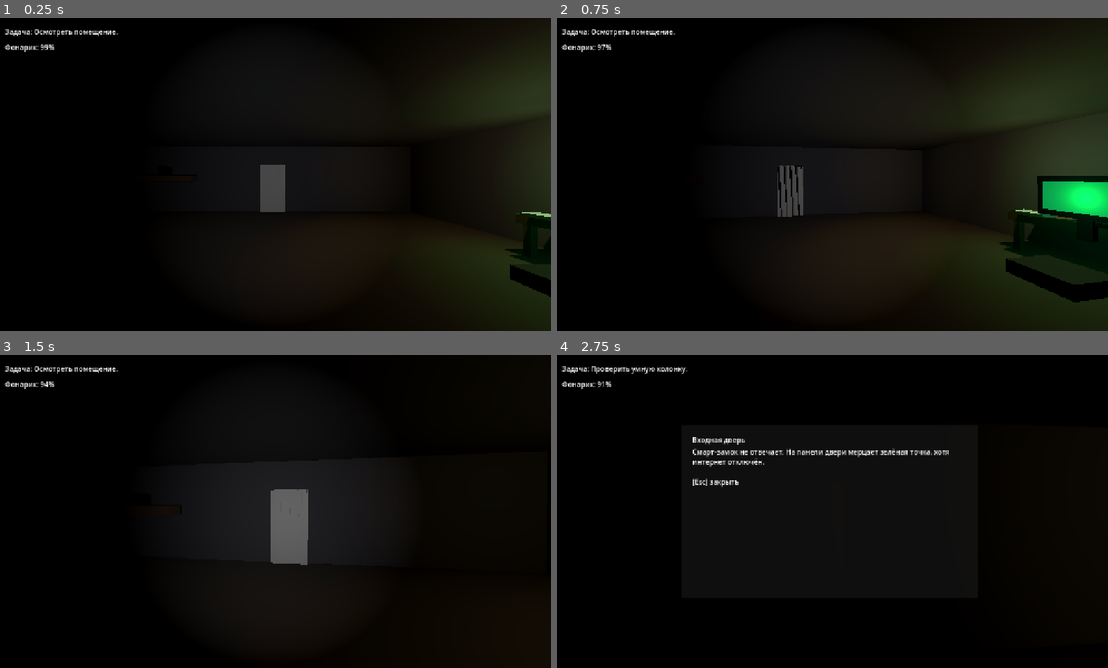
Above: before the commit, frames 1-4 (two rows, left to right).
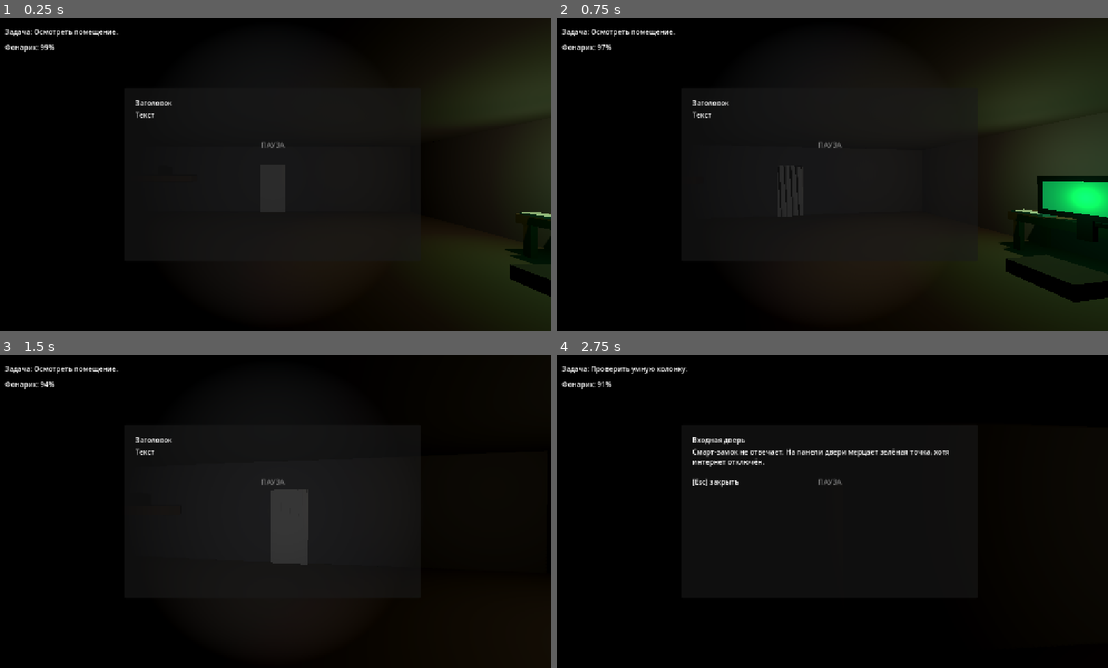
Above: after the commit, the same moments.

Repository: True-Ruslan/poop-horror-ai-routine
Game: Godot game, scene res://game/scenes/Main.tscn
The game is run twice, just before and just after one commit, with the same random seed, the same clock (stepped at 60 frames per second) and the same inputs.
Inputs (mouse positions are in pixels of both pictures, inside the frame that each line leads up to):
- Up to frame 1 (0.25 s): no input
- Up to frame 2 (0.75 s): tap Enter at 0.5 s; move the mouse to (860, 174) at 0.52 s; hold W (move_forward) from 0.53 s (still down); hold E (interact) from 0.53 s (still down)
- Up to frame 3 (1.5 s): keep holding W (move_forward); move the mouse to (242, 511) at 1.27 s; release E (interact) at 1.28 s; tap Ctrl (crouch) at 1.35 s
- Up to frame 4 (2.75 s): keep holding W (move_forward); tap E (interact) at 1.55, 2.3 s; move the mouse to (843, 505) at 2.02 s; hold F (flashlight_toggle) from 2.03 s (still down)

The runs differ from the first frame. In frame 1, 0.8% of the frame differs, in the area x 24-52%, y 26-62%; in frame 2, 0.5%; in frame 3, 1.8%, in the area x 24-56%, y 26-68%; in frame 4, less than 0.1%.
Error after the commit: Parse Error: Identifier "GameLog" not declared in the current scope. (res://game/scripts/core/HorrorEventManager.gd:10)

Commit message:
refactor: add diagnostics to legacy events

Diff:
--- a/game/scripts/core/HorrorEventManager.gd
+++ b/game/scripts/core/HorrorEventManager.gd
@@ -7,18 +7,26 @@
 
 func play_once(event_id: String, callback: Callable = Callable()) -> void:
     if played_events.has(event_id):
+        if GameLog != null:
+            GameLog.debug(GameLog.CATEGORY_NARRATIVE, "legacy_event_skipped id=%s reason=already_played" % event_id)
         return
 
     played_events[event_id] = true
+    if GameLog != null:
+        GameLog.info(GameLog.CATEGORY_NARRATIVE, "legacy_event_started id=%s" % event_id)
     horror_event_started.emit(event_id)
 
     if callback.is_valid():
         callback.call()
 
     horror_event_finished.emit(event_id)
+    if GameLog != null:
+        GameLog.info(GameLog.CATEGORY_NARRATIVE, "legacy_event_finished id=%s" % event_id)
 
 func has_played(event_id: String) -> bool:
     return played_events.has(event_id)
 
 func reset_events() -> void:
     played_events.clear()
+    if GameLog != null:
+        GameLog.info(GameLog.CATEGORY_NARRATIVE, "legacy_events_reset")
